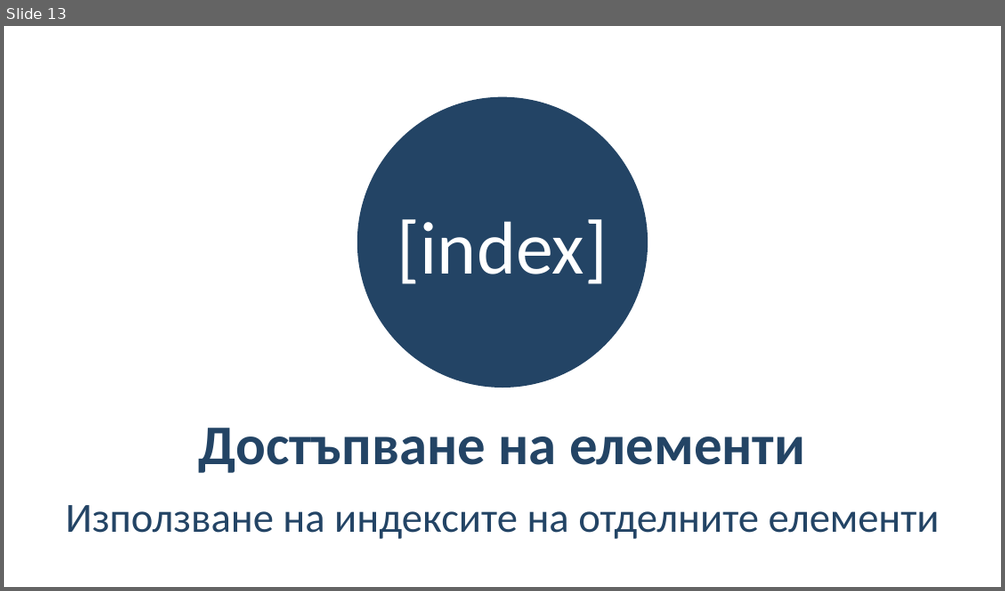
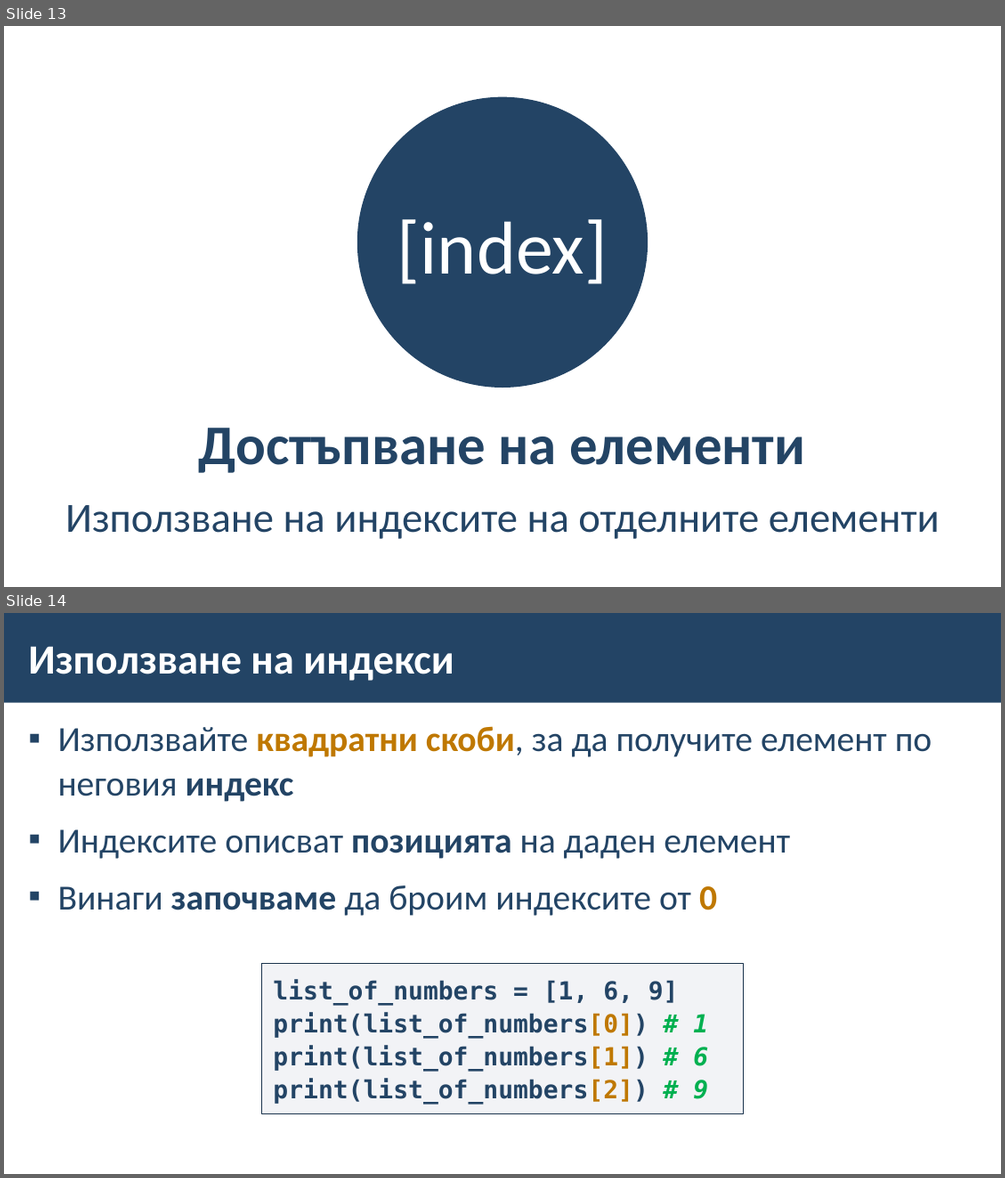
Before and after one commit to BG-IT-Edu/School-Programming, a slide deck: Courses/Computer-Modeling-and-IT/Computer-Modeling-and-IT-6-Class/27-{last-number}-Python/30-Lists/30-Lists.pptx. Shown one above the other, each under a label of ours: slide 13 before the commit, slides 13 and 14 after it. The pictures are 1005x591 and 1005x1178 pixels, drawn with LibreOffice and Linux fonts; fonts in the diff are those of the drawing; background and template pictures are left out. Boxes give left, top, right and bottom in pixels: in the first picture for what was removed or moved away, otherwise in the second. Text is boxed around its words. In the diff, an @@ line names an element or a change of style, - is before the commit and + after.

```diff
--- a/Courses/Computer-Modeling-and-IT/Computer-Modeling-and-IT-6-Class/27-{last-number}-Python/30-Lists/30-Lists.pptx
+++ b/Courses/Computer-Modeling-and-IT/Computer-Modeling-and-IT-6-Class/27-{last-number}-Python/30-Lists/30-Lists.pptx
@@ slide 14 added at bbox=[4, 613, 1001, 1174], background #FFFFFF @@
@@ rectangle added at bbox=[4, 613, 1001, 703], fill #234465 @@
@@ title added at bbox=[28, 646, 453, 681], 40 pt, text #FFFFFF, bold @@
+Използване на индекси
@@ text added at bbox=[58, 726, 932, 916], 34 pt, text #234465 @@
+▪ Използвайте квадратни скоби, за да получите елемент по неговия индекс
+▪ Индексите описват позицията на даден елемент
+▪ Винаги започваме да броим индексите от 0
@@ rectangle added at bbox=[261, 964, 744, 1115], fill #ADB4C3 at 15% opacity, outline #1A334C 1 pt, 24 pt, text #234465, bold @@
+list_of_numbers = [1, 6, 9]
+print(list_of_numbers[0]) # 1
+print(list_of_numbers[1]) # 6
+print(list_of_numbers[2]) # 9
```
Also in this commit, not shown: 3 slides changed, 18 other slides added.
